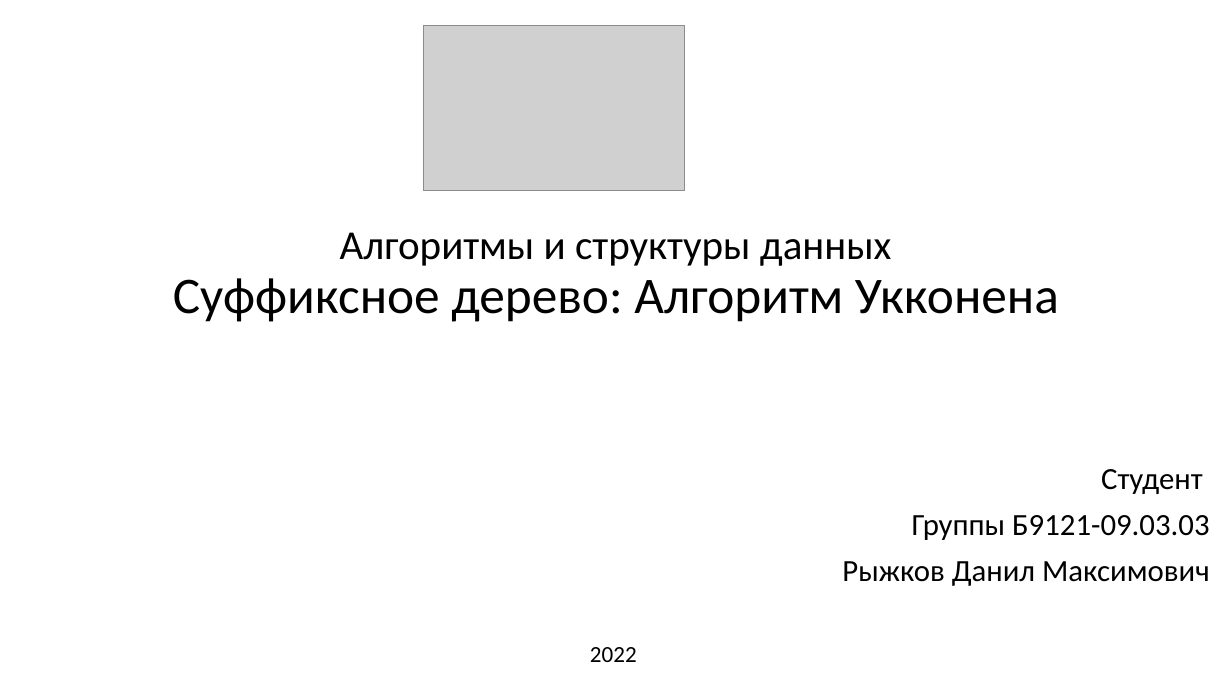
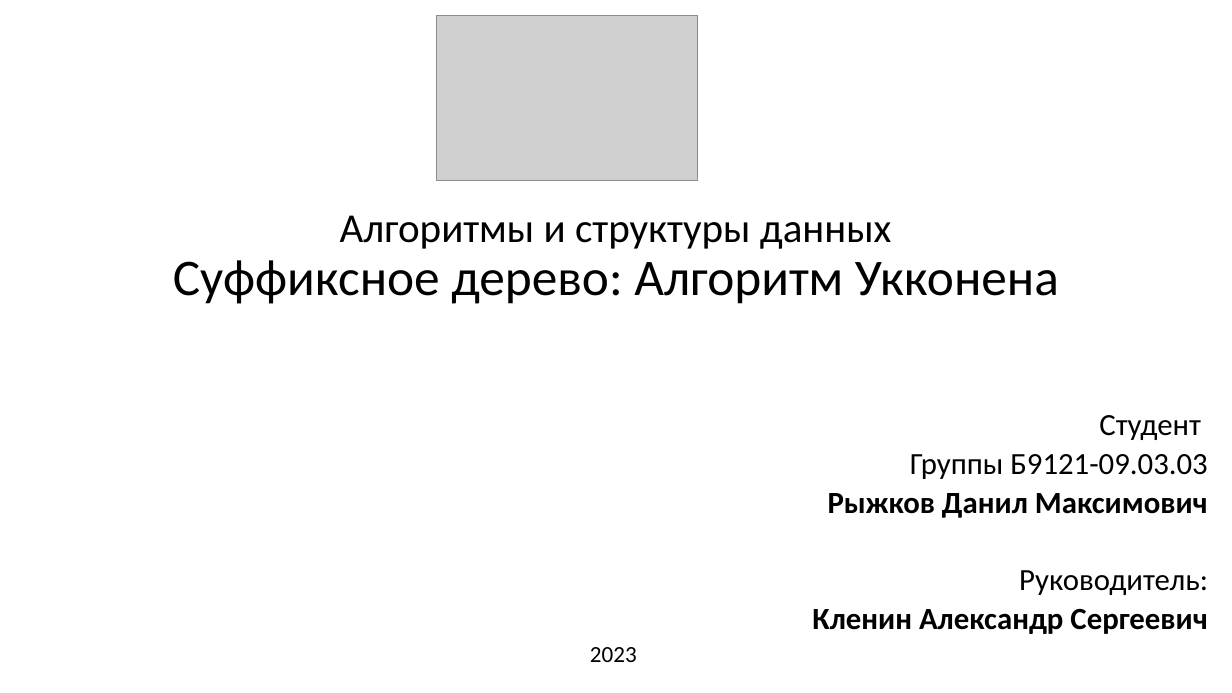
Before and after one commit to Pompon-Den/Suff-Tree-Algorithm-Ykkonen, a slide deck: slide 1 of Algorithm Ykkonena.pptx. Drawn at 1232x693 pixels with LibreOffice and Linux fonts; fonts in the diff are those of the drawing; grey boxes stand for pictures. Boxes give left, top, right and bottom in pixels: in the first picture for what was removed or moved away, otherwise in the second. Text is boxed around its words. In the diff, an @@ line names an element or a change of style, - is before the commit and + after.

```diff
--- a/Algorithm Ykkonena.pptx
+++ b/Algorithm Ykkonena.pptx
@@ picture: place and size @@
-picture at bbox=[423, 25, 685, 190]
+picture at bbox=[437, 15, 699, 180]
@@ title "Алгоритмы и структуры данных Суффиксное ...": place and size @@
-title "Алгоритмы и структуры данных Суффиксное ..." at bbox=[173, 232, 1059, 322]
+title "Алгоритмы и структуры данных Суффиксное ..." at bbox=[173, 215, 1059, 304]
@@ subtitle "Студент": place and size @@
-subtitle "Студент" at bbox=[842, 469, 1210, 586]
+subtitle "Студент" at bbox=[812, 415, 1208, 634]
@@ subtitle at bbox=[828, 415, 1208, 518]: size 24 to 24.1 pt in "Студент", "Группы Б9121-09.03.03", "Рыжков Данил Максимович"; bold on in "Рыжков Данил Максимович"; line spacing 0.9 to 0.7 @@
@@ subtitle at bbox=[812, 570, 1208, 634]: paragraphs added @@
+Руководитель:
+Кленин Александр Сергеевич
@@ text at bbox=[590, 647, 637, 662]: text changed @@
-2022
+2023
```
Also in this commit, not shown: 1 other slide changed, 1 slide added, 8 other files.
